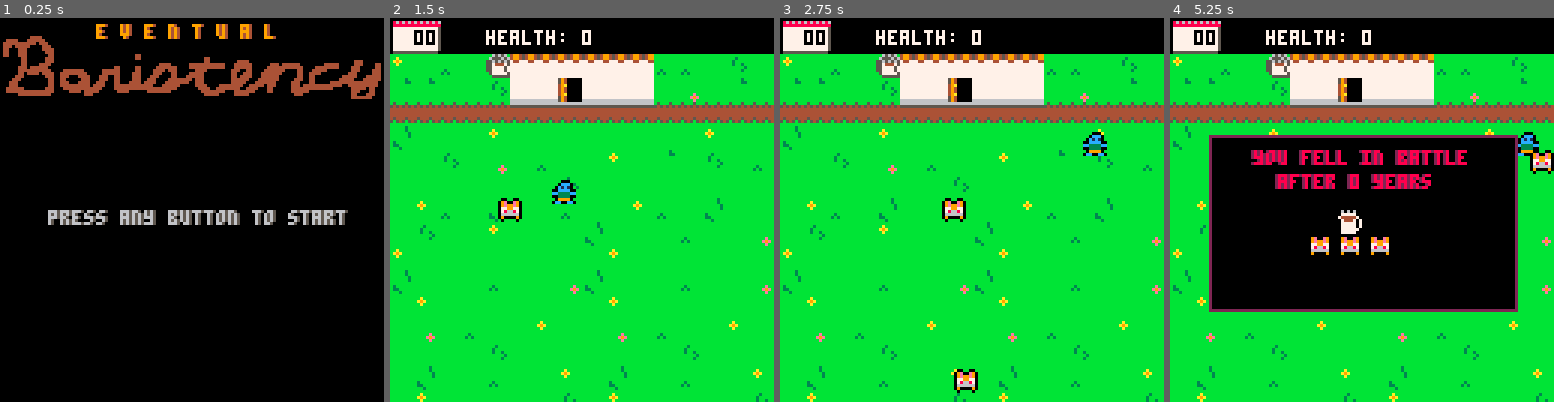
Above: before the commit, frames 1-4 (left to right).
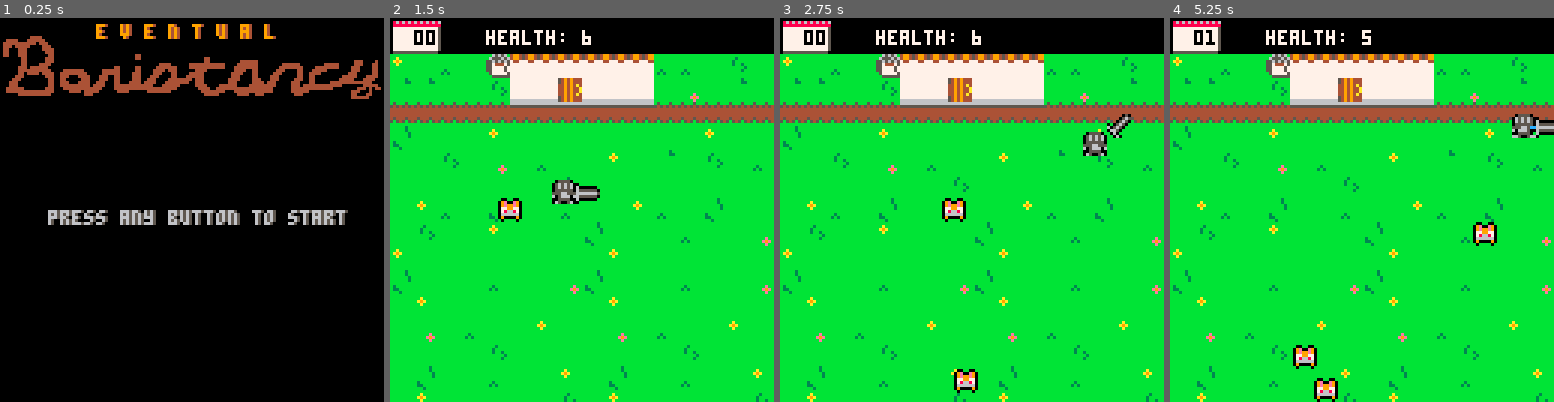
Above: after the commit, the same moments.

Repository: kitasuna/eventual-baristancy
Game: PICO-8 cartridge main.p8
The game is run twice, just before and just after one commit, with the same random seed, the same clock (stepped at 60 frames per second) and the same inputs.
Inputs:
- Up to frame 1 (0.25 s): no input
- Up to frame 2 (1.5 s): tap X (X key) at 0.33, 1.07 s; tap O (Z key) at 0.7 s
- Up to frame 3 (2.75 s): hold Right 1.6-2.1 s; tap O (Z key) at 1.7, 2.1, 2.5 s; tap X (X key) at 1.85 s; hold Up 2.15-2.42 s; hold Right from 2.47 s (still down)
- Up to frame 4 (5.25 s): tap O (Z key) every 0.4 s from 2.9 to 4.9 s; tap X (X key) at 2.97, 4.08, 5.2 s; release Right at 3.03 s; hold Left 3.08-3.58 s; hold Down 3.63-3.97 s; hold Right 4.02-4.68 s; hold Up 4.73-5.03 s; hold Left from 5.08 s (still down)

The runs differ from the first frame. In frame 1, 0.6% of the frame differs, in the area x 59-100%, y 10-22%; in frame 2, 0.9%; in frame 3, 0.9%; in frame 4, 39%, in the area x 9-100%, y 3-100%.

Commit message:
Add music Add baddie kill penalty

Diff:
--- a/entity.lua
+++ b/entity.lua
@@ -58,20 +58,22 @@
             e.vx = 0
             e.vy = 1
           end
-      else
-        e.frame_time += dt
-        if e.frame_time > _baddie_frame_cycle then
-          e.curr_frame += 1
-          if e.curr_frame > #e.frames then
-            e.curr_frame = 1
-            del(ent_m.ents, e)
-          else
-            e.frame_time = 0
+        else
+          e.frame_time += dt
+          if e.frame_time > _baddie_frame_cycle then
+            e.curr_frame += 1
+            if e.curr_frame > #e.frames then
+              e.curr_frame = 1
+              del(ent_m.ents, e)
+              -- baddie death
+              _year_cycle_time = max(1, _year_cycle_time * 0.9)
+            else
+              e.frame_time = 0
+            end
           end
         end
-      end
-      e.x += e.vx * (_mods.slow_baddies and 0.2 or 1)
-      e.y += e.vy * (_mods.slow_baddies and 0.2 or 1)
+        e.x += e.vx * (_mods.slow_baddies and 0.2 or 1)
+        e.y += e.vy * (_mods.slow_baddies and 0.2 or 1)
       end
     }
     -- setmetatable(e,{__index=1})
--- a/main.p8
+++ b/main.p8
@@ -53,6 +53,7 @@
   if btn() > 0 then
     __draw = game_draw
     __update = game_update
+    music(0)
   end
 end
 
@@ -116,6 +117,7 @@
   if player.health == 0 and mget(player.x \ 8, (player.y - _map_y_offset) \ 8) == 146 then
     __draw = victory_draw
     __update = victory_update
+    music(-1, 1000)
   end
 
   -- For sword
@@ -203,15 +205,19 @@
   rect(13,39,115,97,4)
   rectfill(14,40,114,96,0)
   pal()
-  print("after ".._elapsed_years.." years, you took",18,44,4)
-  print("after ".._elapsed_years.." years, you took",19,44,9)
-  print("over the coffee shop",23,52,4)
-  print("over the coffee shop",24,52,9)
+  print("after ".._elapsed_years.." years, you left",18,44,4)
+  print("after ".._elapsed_years.." years, you left",19,44,9)
+  print("the battle behind",18,52,4)
+  print("the battle behind",19,52,9)
+  print("and took over",18,60,4)
+  print("and took over",19,60,9)
+  print("the family coffee shop",18,68,4)
+  print("the family coffee shop",19,68,9)
   palt(15,true)
-  spr(5,46,72,1,1,true,false)
-  spr(150,67,72)
-  spr(151,67,64)
-  spr(138,57,72)
+  spr(5,46,82,1,1,true,false)
+  spr(150,67,82)
+  spr(151,67,74)
+  spr(138,57,82)
   pal()
 end
 
@@ -370,19 +376,19 @@
 04400044400000044400000000000000000000000000000000000000000000000000000000000000000000000000000000000000000000000000000000000000
 04400044400000004400000000000000000000000000044000000000000000000000000000000000000000000000000000000000000000000000000000000000
 00000004400000044400000000000000000000000000044000000000000000000000440000000000000000000000000000000000000000000000000000000000
-00000004400000044400000000000000000000000000000000000000000000000000440000000004444000000000000000000000000000000000004440000000
-00000004400004444000000000000000000000000000000000000444400000044444444444400044444400000044404444440000000044444000004440000440
-00000044404444440000000000000000000000440000044000004444444000044444444444400044444400000444444444444000044444444000044400000440
-00000044444444444000044444440000004444440000044000044440444000000444400000000444004400004444444000044000444440000000044400004440
-00000044044440444400444444444000004444440000444000044400044000044444000000000440044400044444440000044004444000000000444000004440
-00000444000000044400444000444400044400440000444000444000044000444444000000000440444400044444400000044004400000000044444000444440
-00004440000000004400440000044400044400440000444004440000444444440444000000000444444000444444400000444004400000000444440004444440
-00044400000000004400444000444400444000440004444044440004444444400444000000000444440004444444000004440004400000444444444444444400
-00044400000000004400444444444404444000444444444444400044444400000444400004444444400444440444000004440444444444444400444444444400
-00444444000000044400044444444444440000444444444444444444444000000044440044444444004444000440000004444444444444400000044444044000
-00444444444444444400000444404444400000044440000004444444400000000004444444400044444440000440000004444440000000000000044400044000
-00000044444444444000000000004440000000000000000000000000000000000000444440000044444000000000000000444000000000000000044000444000
-00000000000000000000000000000000000000000000000000000000000000000000000000000000000000000000000000000000000000000000044444440000
+00000004400000044400000000000000000000000000000000000000000000000000440000000000444444000000000000000000000000000000004440000400
+00000004400004444000000000000000000000000000000000000444400000044444444444400004444444000000004444440000000044444000004440004400
+00000044404444440000000000000000000000440000044000004444444000044444444444400044444444000000044444444000044444444000044400004400
+00000044444444444000044444440000004444440000044000044440444000000444400000000044440044000000444000044000444440000000044400004400
+00000044044440444400444444444000004444440000444000044400044000044444000000000444400044000004440000044004444000000000444000004400
+00000444000000044400444000444400044400440000444000444000044000444444000000000444000044000044400000044004400000000044444000444400
+00004440000000004400440000044400044400440000444004440000444444440444000000004444000044400044400000444004400000000444440004444000
+00044400000000004400444000444400444000440004444044440004444444400444000000004440000044440444000004440004400000444444444444440000
+00044400000000004400444444444404444000444444444444400044444400000444400004444440000444444444000004440444444444444400000004444400
+00444444000000044400044444444444440000444444444444444444444000000044440044444444444444444440000004444444444444400000000444040440
+00444444444444444400000444404444400000044440000004444444400000000004444444400044444444444440000004444440000000000000044400040000
+00000044444444444000000000004440000000000000000000000000000000000000444440000004444004440000000000444000000000000000044000440000
+00000000000000000000000000000000000000000000000000000000000000000000000000000000000000000000000000000000000000000000044444400000
 __gff__
 0000000000000000000000000000000000000000000000000000000000000000000000000000000000000000000000000000000000000000000000000000000000000000000000000000000000000000010101010101010100000000000000000100000000000000000000000000000000000000000000000000000000000000
 0101010101000000000000000000000001010200010100000000000000000000000000000000000000000000000000000000000000000000000000000000000000000000000000000000000000000000000000000000000000000000000000000000000000000000000000000000000000000000000000000000000000000000
--- a/player.lua
+++ b/player.lua
@@ -2,7 +2,7 @@
 player = {
   x = 58,
   y = 58,
-  health = 0,
+  health = 6,
   ittl = 0,
   collr = 4,
   direction = 0,
@@ -84,6 +84,7 @@
       if p.health < 0 then
         __draw = defeat_draw
         __update = defeat_update
+        music(-1, 1000)
       end
     end
 
Not shown, changed: the music (__music__) section of main.p8
Not shown, changed: the sound effects (__sfx__) section of main.p8
